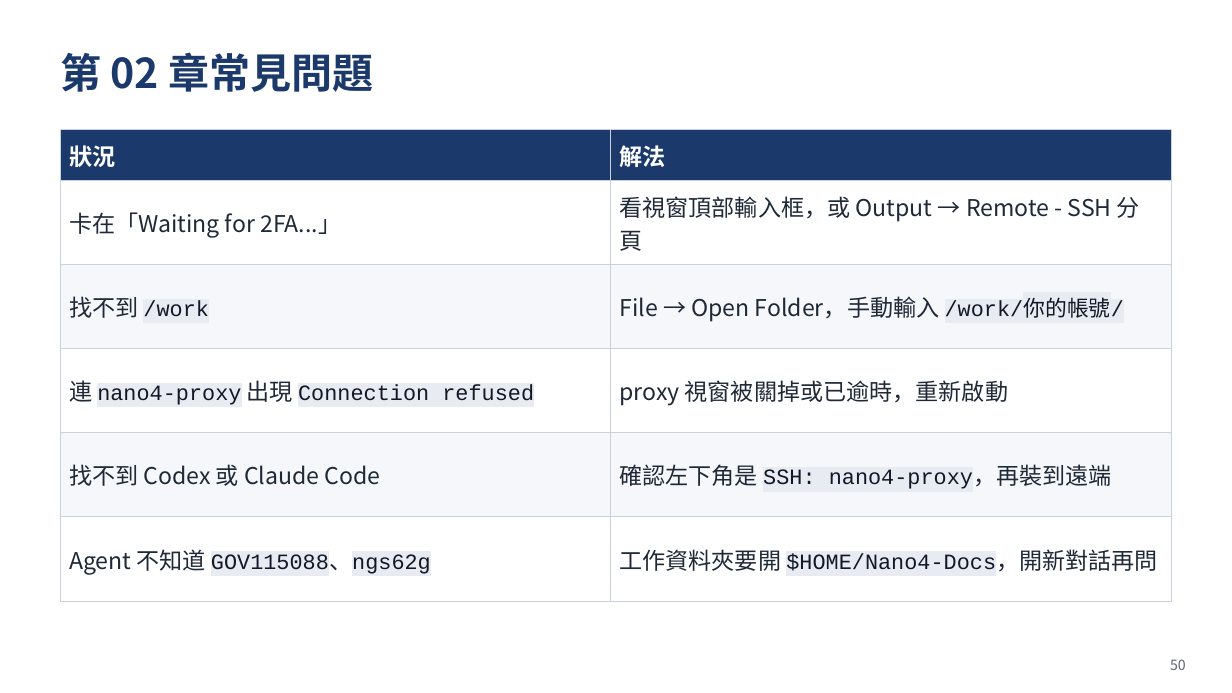
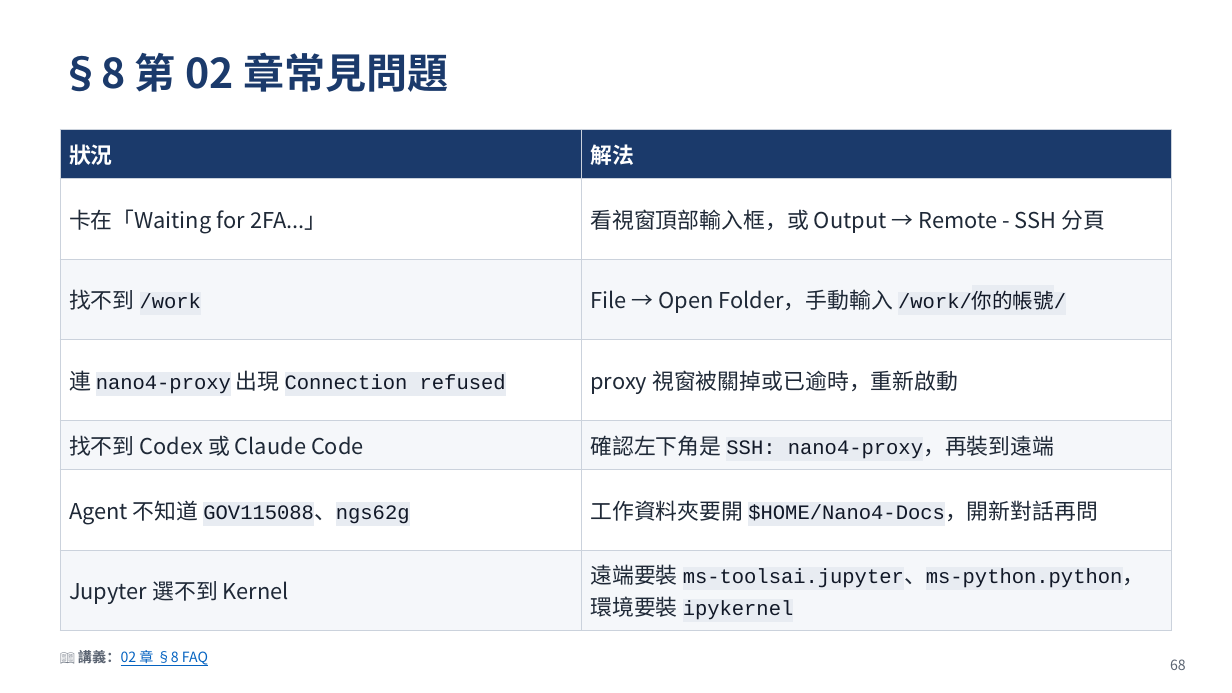
Before and after one commit to gemini960114/Nano4-Docs, a slide deck: slide 68 of slide.pptx (slide 50 before the commit). Drawn at 1232x693 pixels with LibreOffice and Linux fonts; fonts in the diff are those of the drawing. Boxes give left, top, right and bottom in pixels: in the first picture for what was removed or moved away, otherwise in the second. Text is boxed around its words. In the diff, an @@ line names an element or a change of style, - is before the commit and + after.

```diff
--- a/slide.pptx
+++ b/slide.pptx
@@ text at [60,52,448,92]: text changed @@
-第 02 章常見問題
+§8 第 02 章常見問題
@@ table at [60,129,1172,624] @@
+row 7: Jupyter 選不到 Kernel | 遠端要裝 ms-toolsai.jupyter、ms-python.python，環境要裝 ipykernel
@@ text added at [78,648,208,666], 11 pt, text #0563C1, underline @@
+📖 講義：02 章 §8 FAQ
@@ text at [1170,659,1186,670]: text changed @@
-50
+68
```
Also in this commit, not shown: 51 other slides changed, 19 slides added, 1 other file.
